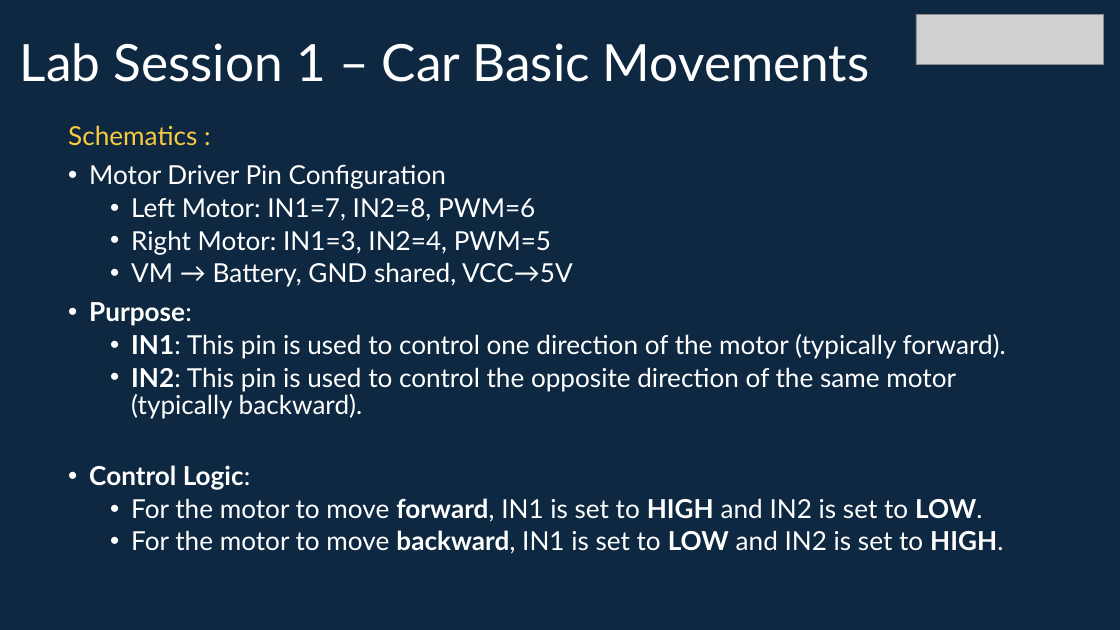
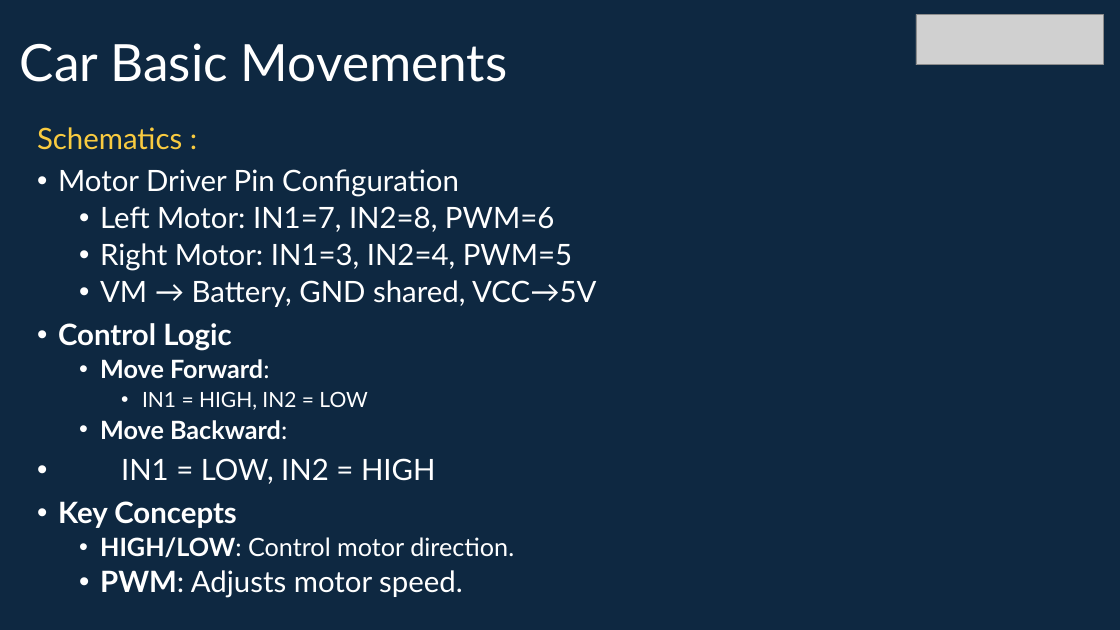
Before and after one commit to info-zas/zas-robotics-car-1-sensors, a slide deck: slide 10 of 01_FoundationProjects/01_Car_Basic_movements/01_Car_Basic_movements.pptx. Drawn at 1120x630 pixels with LibreOffice and Linux fonts; fonts in the diff are those of the drawing; grey boxes stand for pictures. Boxes give left, top, right and bottom in pixels: in the first picture for what was removed or moved away, otherwise in the second. Text is boxed around its words. In the diff, an @@ line names an element or a change of style, - is before the commit and + after.

```diff
--- a/01_FoundationProjects/01_Car_Basic_movements/01_Car_Basic_movements.pptx
+++ b/01_FoundationProjects/01_Car_Basic_movements/01_Car_Basic_movements.pptx
@@ title at bbox=[20, 43, 507, 82]: text changed @@
-Lab Session 1 – Car Basic Movements
+Car Basic Movements
@@ text "Schematics :": place and size @@
-text "Schematics :" at bbox=[68, 125, 1006, 554]
+text "Schematics :" at bbox=[37, 127, 597, 598]
@@ text at bbox=[37, 127, 597, 307]: size 22.4 to 25.2 pt in "Schematics :", "Motor Driver Pin Configuration", "Left Motor: IN1=7, IN2=8, PWM=6", "Right Motor: IN1=3, IN2=4, PWM=5" and 1 more places; line spacing 0.86 to 0.88 @@
@@ text at bbox=[58, 323, 514, 598]: text changed; size 22.4 to 25.2 pt @@
-• Purpose:
-  • IN1: This pin is used to control one direction of the motor (typically forward).
-  • IN2: This pin is used to control the opposite direction of the same motor (typically backward).
-• Control Logic:
-  • For the motor to move forward, IN1 is set to HIGH and IN2 is set to LOW.
-  • For the motor to move backward, IN1 is set to LOW and IN2 is set to HIGH.
+• Control Logic
+  • Move Forward:
+    • IN1 = HIGH, IN2 = LOW
+  • Move Backward:
+• IN1 = LOW, IN2 = HIGH
+• Key Concepts
+  • HIGH/LOW: Control motor direction.
+  • PWM: Adjusts motor speed.
```
Also in this commit, not shown: 14 other slides changed, 1 slide added, 2 slides removed.
